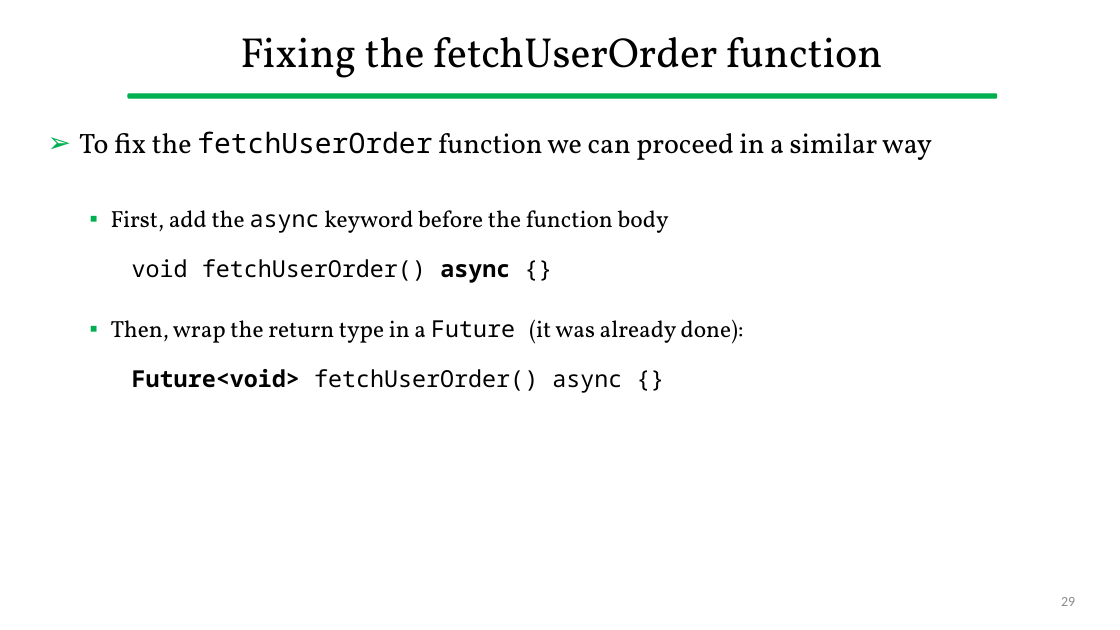
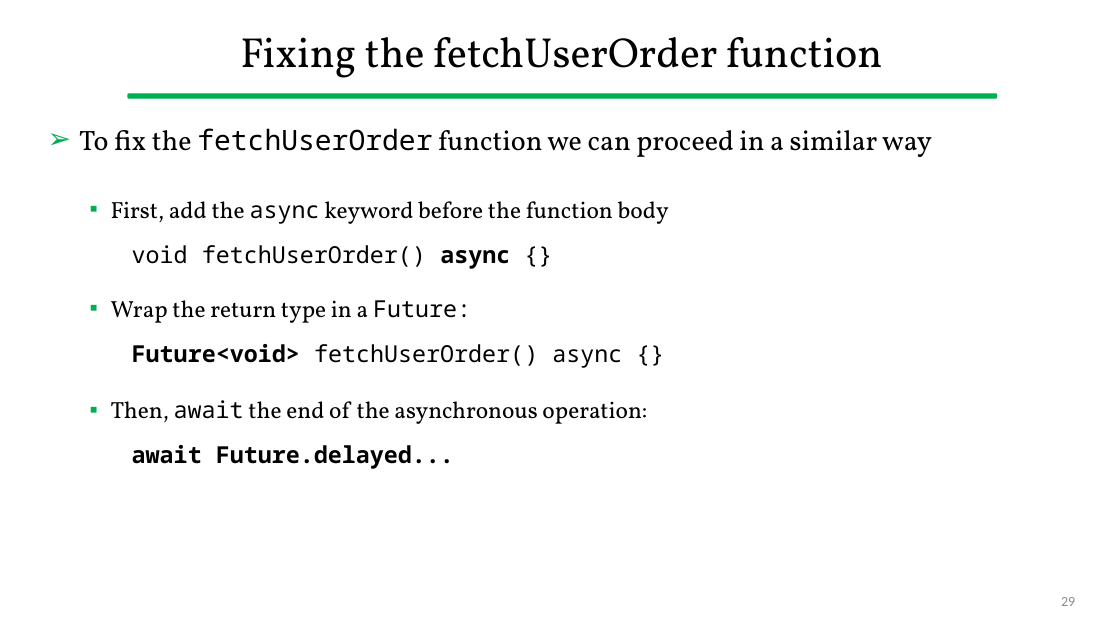
Before and after one commit to gcappon/bwthw, a slide deck: slide 29 of lab_03-dart_101_part_2/lab_03-dart_101_part_2.pptx. Drawn at 1120x630 pixels with LibreOffice and Linux fonts; fonts in the diff are those of the drawing. Boxes give left, top, right and bottom in pixels: in the first picture for what was removed or moved away, otherwise in the second. Text is boxed around its words. In the diff, an @@ line names an element or a change of style, - is before the commit and + after.

```diff
--- a/lab_03-dart_101_part_2/lab_03-dart_101_part_2.pptx
+++ b/lab_03-dart_101_part_2/lab_03-dart_101_part_2.pptx
@@ text at bbox=[79, 128, 932, 269]: line spacing 0.9 to 0.8 @@
@@ text at bbox=[111, 300, 647, 469]: text changed; font Vollkorn to Noto Sans Mono @@
-  ▪ Then, wrap the return type in a Future (it was already done):
-    Future<void> fetchUserOrder() async {}
+  ▪ Wrap the return type in a Future:
+    Future<void> fetchUserOrder() async {}
+  ▪ Then, await the end of the asynchronous operation:
+    await Future.delayed...
```
Also in this commit, not shown: 2 other slides changed, 7 other files.
